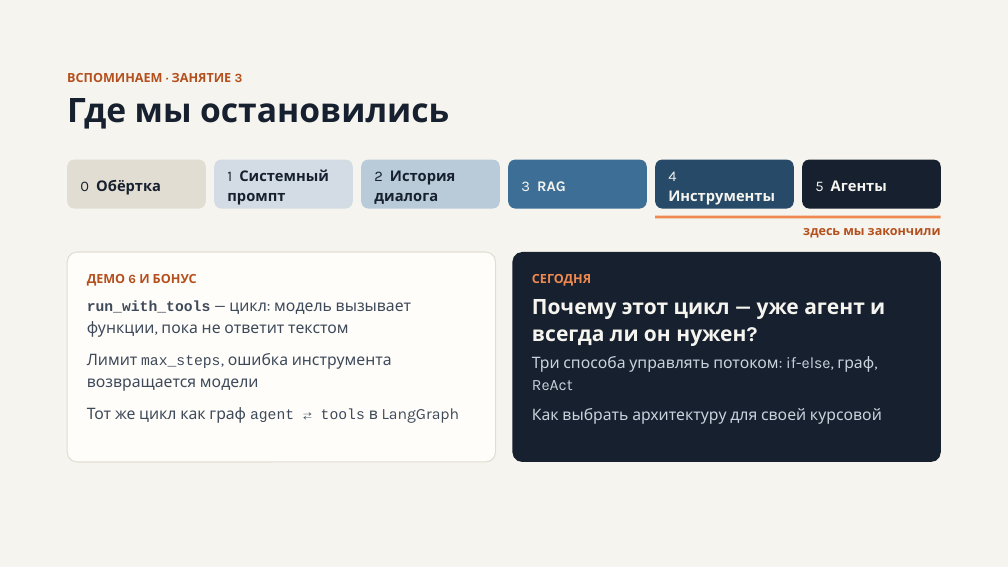
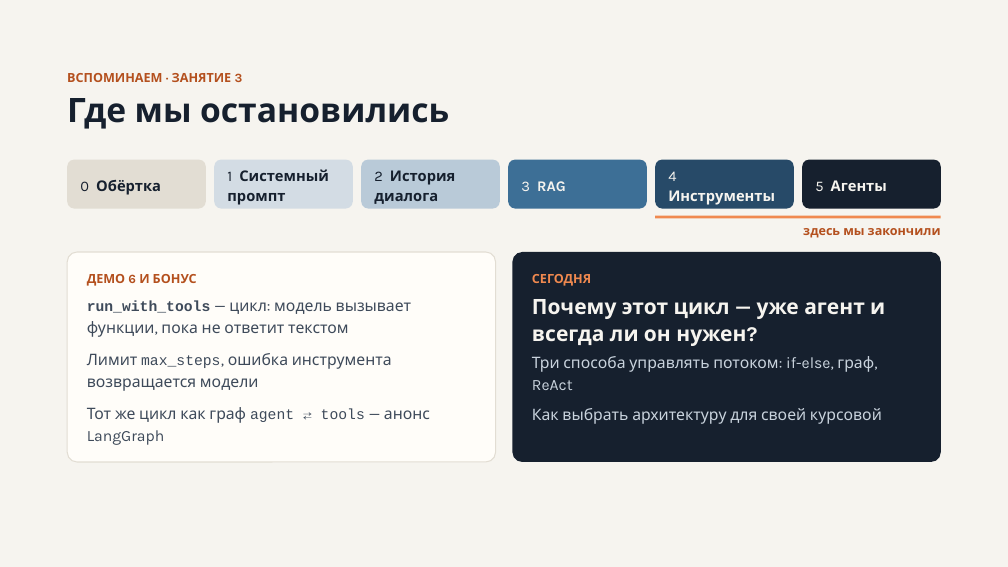
Before and after one commit to chernyatiev/llm_apps_course, a slide deck: slide 2 of lesson_4/Управление потоком исполнения LLM приложения.pptx. Drawn at 1008x567 pixels with LibreOffice and Linux fonts; fonts in the diff are those of the drawing. Boxes give left, top, right and bottom in pixels: in the first picture for what was removed or moved away, otherwise in the second. Text is boxed around its words. In the diff, an @@ line names an element or a change of style, - is before the commit and + after.

```diff
--- a/lesson_4/Управление потоком исполнения LLM приложения.pptx
+++ b/lesson_4/Управление потоком исполнения LLM приложения.pptx
@@ text at (87,407,430,445): text changed @@
-Тот же цикл как граф agent ⇄ tools в LangGraph
+Тот же цикл как граф agent ⇄ tools — анонс LangGraph
```
Also in this commit, not shown: 3 other slides changed, 3 other files.
